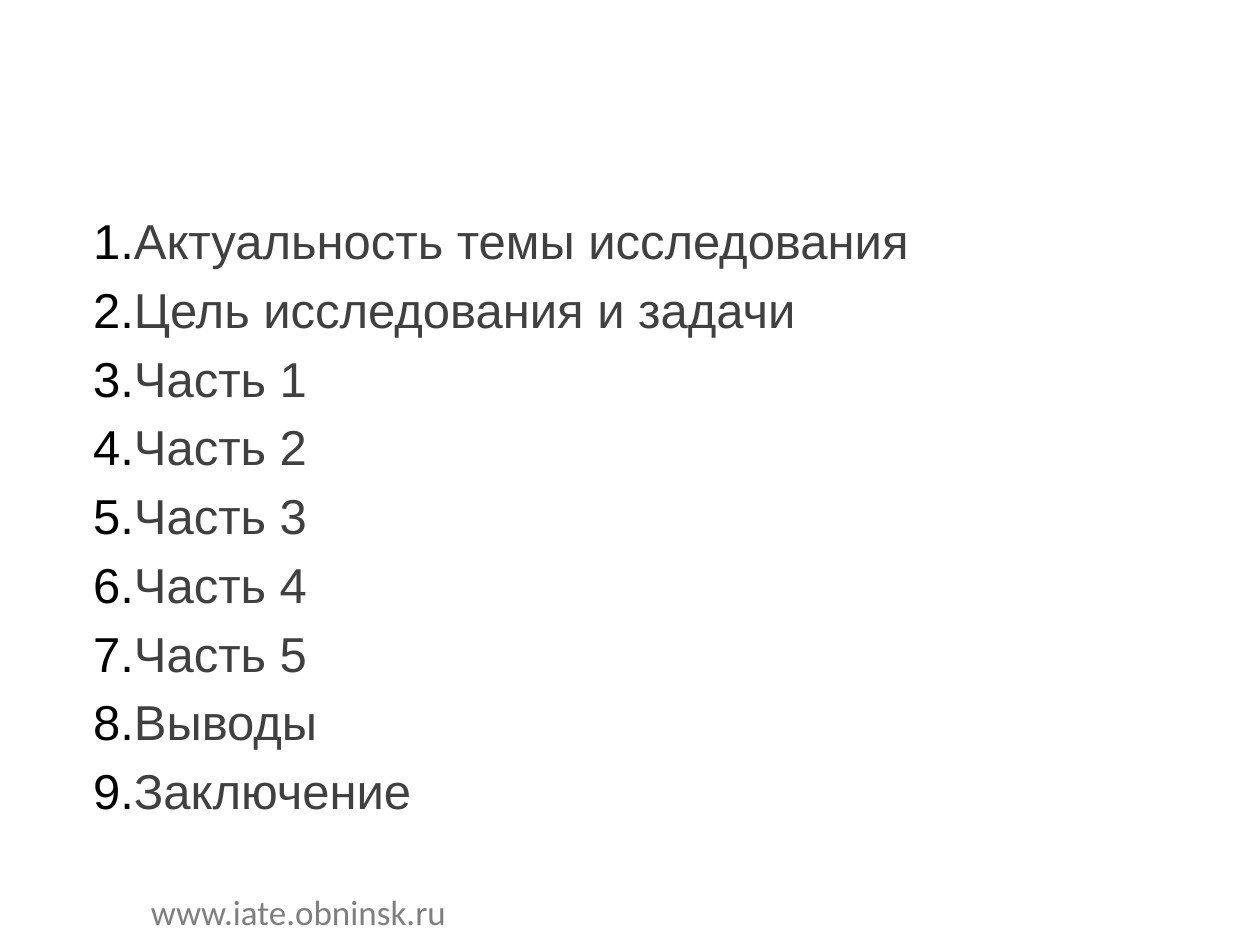
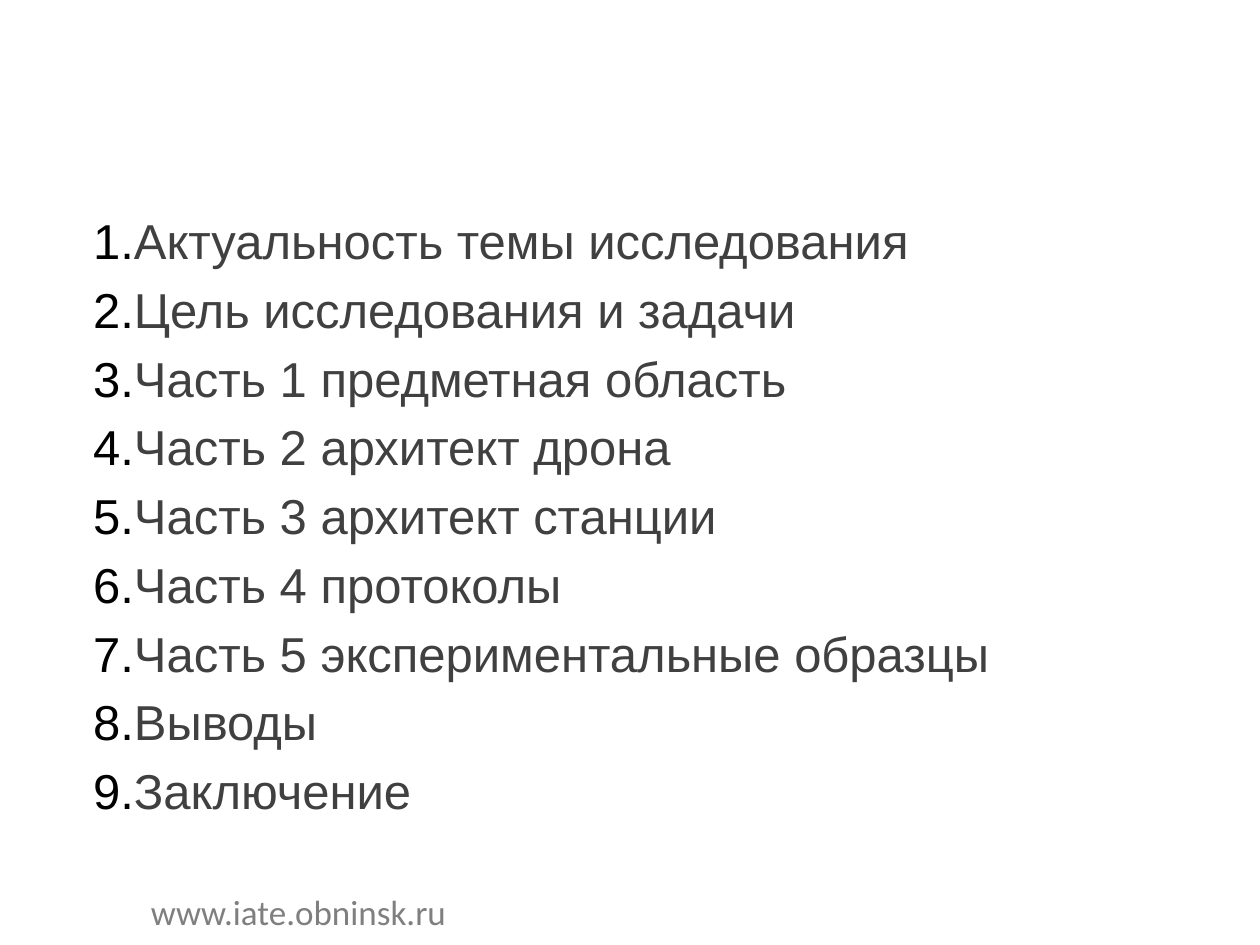
Before and after one commit to mituritsyn/FQW, a slide deck: slide 2 of presentation.odp. Drawn at 1260x945 pixels with LibreOffice and Linux fonts; fonts in the diff are those of the drawing; background and template pictures are left out. Boxes give left, top, right and bottom in pixels: in the first picture for what was removed or moved away, otherwise in the second. Text is boxed around its words. In the diff, an @@ line names an element or a change of style, - is before the commit and + after.

```diff
--- a/presentation.odp
+++ b/presentation.odp
@@ text at <box>93,361,989,682</box>: text changed @@
-3. Часть 1
-4. Часть 2
-5. Часть 3
-6. Часть 4
-7. Часть 5
+3. Часть 1 предметная область
+4. Часть 2 архитект дрона
+5. Часть 3 архитект станции
+6. Часть 4 протоколы
+7. Часть 5 экспериментальные образцы
```
Also in this commit, not shown: 5 other slides changed, 3 slides added, 2 slides removed, 8 other files.
